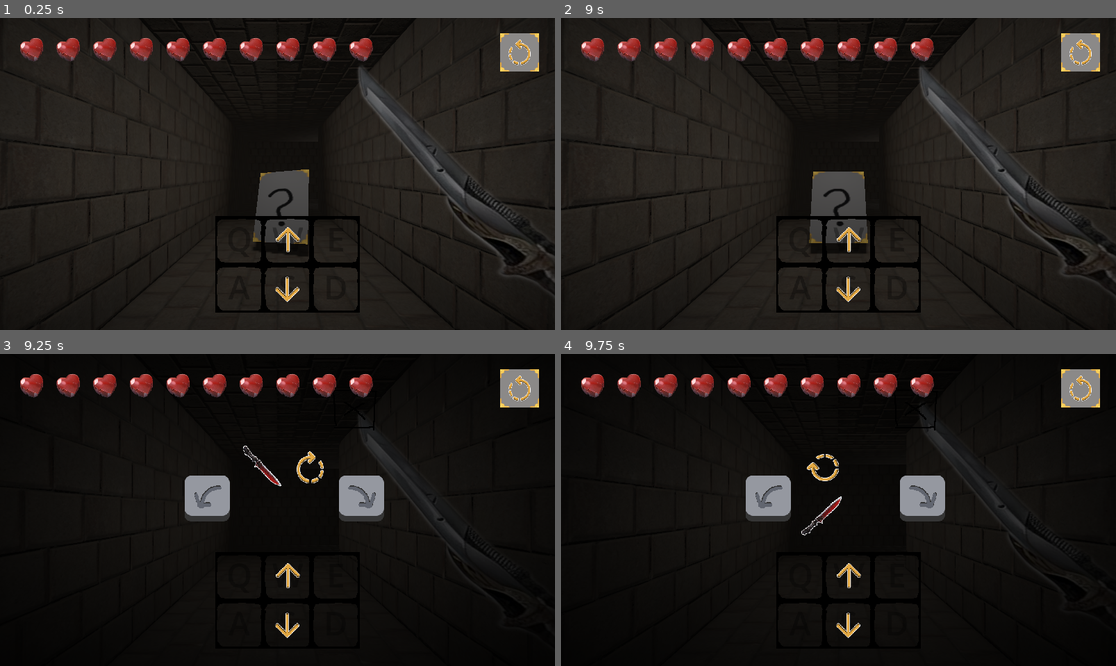
Above: before the commit, frames 1-4 (two rows, left to right).
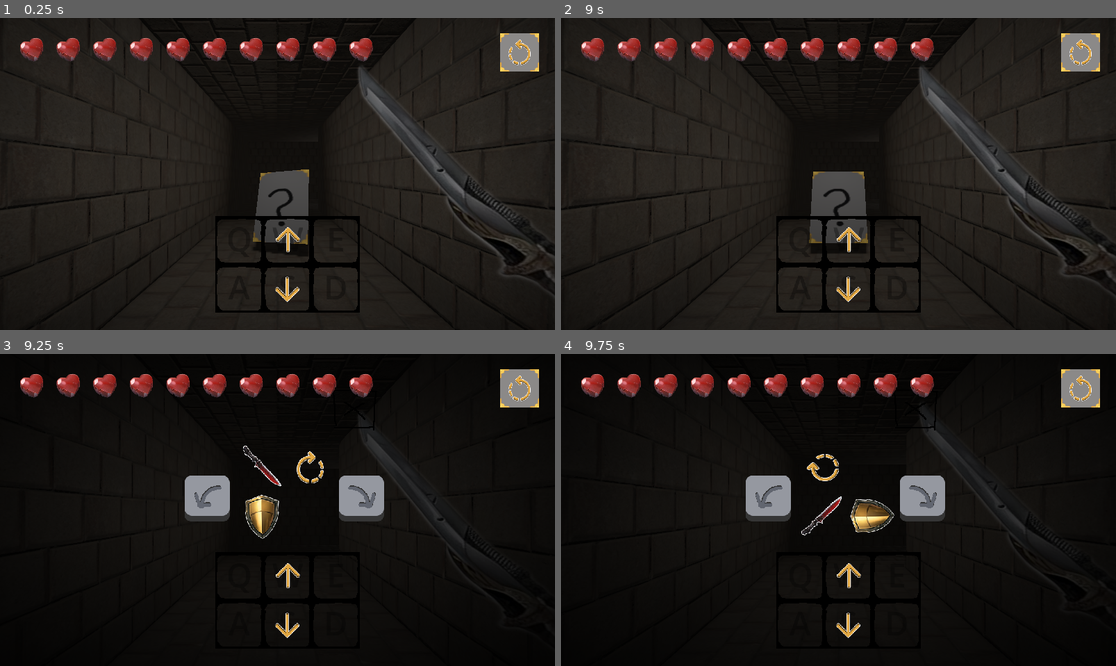
Above: after the commit, the same moments.

Repository: painttist/2023-04-04-Dungeon-Crawler-Jam
Game: Godot game, scene res://scenes/main.tscn
The game is run twice, just before and just after one commit, with the same random seed, the same clock (stepped at 60 frames per second) and the same inputs. Sound files missing from this copy of the repository are replaced by a short silence.
Inputs (mouse positions are in pixels of both pictures, inside the frame that each line leads up to):
- Up to frame 1 (0.25 s): no input
- Up to frame 2 (9 s): click (1082, 52) at 0.5 s; click (1082, 52) at 1.25 s; click (1082, 52) at 2 s; drag from (849, 264) to (894, 105) at 2.77 s; tap Enter at 3.5, 5.75, 7.25 s; drag from (727, 189) to (849, 264) at 3.52 s; tap Space at 4.25, 6.5, 8 s; move the mouse to (894, 105) at 4.27 s; tap E (E) at 4.35, 7.55 s; click (894, 105) at 4.42 s; tap S (S) at 4.55 s; drag from (810, 236) to (672, 127) at 5.02 s; move the mouse to (1005, 220) at 5.77 s; hold A (A) 5.78-6.5 s; tap W (W) at 5.85 s; click (1005, 220) at 5.92 s; drag from (672, 127) to (849, 264) at 6.52 s; move the mouse to (866, 174) at 7.27 s; hold D (D) 7.28-8 s; click (866, 174) at 7.42 s; drag from (755, 96) to (727, 189) at 8.02 s; move the mouse to (960, 158) at 8.77 s; press the mouse at (960, 158) at 8.78 s
- Up to frame 3 (9.25 s): tap W (W) at 9.05 s
- Up to frame 4 (9.75 s): release the mouse at (960, 494) at 9.5 s; click (766, 497) at 9.5 s

Frames 1-2 are identical in both runs. In frame 3, 0.6% of the frame differs, in the area x 44-51%, y 44-60%; in frame 4, 0.6%, in the area x 52-61%, y 46-58%.

Commit message:
Shield Logic & UI

Diff:
--- a/scenes/main.tscn
+++ b/scenes/main.tscn
@@ -18,6 +18,8 @@
 [ext_resource type="PackedScene" uid="uid://da4aok56pfgc3" path="res://Inventory/TileGroup.tscn" id="12_nqgqt"]
 [ext_resource type="PackedScene" uid="uid://cwvlsfbtdge2o" path="res://Pickup/Pickup.tscn" id="13_t1gyg"]
 [ext_resource type="Texture2D" uid="uid://h030lwx4xpcj" path="res://Sprites/turn_left.png" id="15_wr3ed"]
+[ext_resource type="Script" path="res://scripts/ShieldUI.gd" id="16_87btl"]
+[ext_resource type="Texture2D" uid="uid://bf80yrkp7id3q" path="res://Sprites/shield_clean.png" id="16_k3g2t"]
 
 [sub_resource type="ShaderMaterial" id="ShaderMaterial_0gqbr"]
 shader = ExtResource("3_xho3t")
@@ -97,23 +99,23 @@
 position = Vector2(447, 412)
 
 [node name="Slime" parent="." instance=ExtResource("5_obdrs")]
-health = 4
+health = 6
 
 [node name="Slime5" parent="." instance=ExtResource("5_obdrs")]
 transform = Transform3D(1, 0, 0, 0, 1, 0, 0, 0, 1, 8, 0.877, -2)
-health = 4
+health = 6
 
 [node name="Slime2" parent="." instance=ExtResource("5_obdrs")]
 transform = Transform3D(1, 0, 0, 0, 1, 0, 0, 0, 1, 18, 0.877, -8)
-health = 4
+health = 6
 
 [node name="Slime3" parent="." instance=ExtResource("5_obdrs")]
 transform = Transform3D(1, 0, 0, 0, 1, 0, 0, 0, 1, 40, 0.877, -6)
-health = 4
+health = 6
 
 [node name="Slime4" parent="." instance=ExtResource("5_obdrs")]
 transform = Transform3D(1, 0, 0, 0, 1, 0, 0, 0, 1, 40, 0.877, -4)
-health = 4
+health = 6
 
 [node name="Wolf" parent="." instance=ExtResource("6_scurk")]
 transform = Transform3D(1, 0, 0, 0, 1, 0, 0, 0, 1, 6, 0.877, 2)
@@ -229,8 +231,14 @@
 scale = Vector2(0.166, 0.166)
 texture = ExtResource("9_6lejp")
 
+[node name="ShieldUI" type="Sprite2D" parent="CanvasLayer2"]
+position = Vector2(66, 170)
+texture = ExtResource("16_k3g2t")
+script = ExtResource("16_87btl")
+
 [node name="Pickup" parent="." instance=ExtResource("13_t1gyg")]
 
+[connection signal="defend_changed" from="Player" to="CanvasLayer2/ShieldUI" method="_on_player_defend_changed"]
 [connection signal="health_changed" from="Player" to="CanvasLayer2/HealthBar" method="_on_player_health_changed"]
 [connection signal="button_down" from="Player/SkillUI/LeftButton" to="Player/SkillUI/TileGroup" method="rotate_left"]
 [connection signal="button_down" from="Player/SkillUI/RightButton" to="Player/SkillUI/TileGroup" method="rotate_right"]
--- a/scripts/Globals.gd
+++ b/scripts/Globals.gd
@@ -76,7 +76,8 @@
 	LEFT: preload("res://Sprites/turn_left_clean.png"),
 	RIGHT: preload("res://Sprites/turn_right_clean.png"),
 	KNIFE: preload("res://Sprites/sword_clean.png"),
-	POTION: preload("res://Sprites/potion_clean.png")
+	POTION: preload("res://Sprites/potion_clean.png"),
+	SHIELD: preload("res://Sprites/shield_clean.png")
 }
 
 #func get_rand_tile_set():
--- a/scripts/Pickup.gd
+++ b/scripts/Pickup.gd
@@ -1,7 +1,7 @@
 extends StaticBody3D
 
 @onready var player : Player = get_parent().get_node("Player")
-@onready var reward = [[Globals.KNIFE, Globals.RIGHT], [null, null]]
+@onready var reward = [[Globals.KNIFE, Globals.RIGHT], [Globals.SHIELD, null]]
 
 func picked_up(player):
 	print("picked up")
--- a/scripts/Player.gd
+++ b/scripts/Player.gd
@@ -19,6 +19,8 @@
 var sfx_player_walk = preload("res://Audio/IMPACT_Stone_Deep_mono.wav")
 var sfx_reward = preload("res://Audio/PUZZLE_Success_Xylophone_2_Two_Note_Climb_Bright_Delay_stereo.wav")
 var sfx_potion = preload("res://Audio/drink.mp3")
+var sfx_shield = preload("res://Audio/shield.mp3")
+var sfx_equip = preload("res://Audio/equip.mp3")
 
 var is_picking_skills = false
 var inventory: Inventory
@@ -26,11 +28,12 @@
 var tween
 
 var health = 10
+var is_defending = false
 
 signal acted
 
 signal health_changed
-
+signal defend_changed
 
 func play_walk_audio():
 	audio.stream = sfx_player_walk
@@ -64,6 +67,7 @@
 		tween.tween_callback(func(): acted.emit())
 		animation.play("head_bob")
 		play_walk_audio()
+		reset_defend()
 	else:
 		animation.play("head_bob")
 #		print_debug("touching ", ray_front.get_collider().name)
@@ -82,6 +86,7 @@
 		tween.tween_callback(func(): acted.emit())
 		animation.play("head_bob")
 		play_walk_audio()
+		reset_defend()
 	else:
 		animation.play("head_bob")
 
@@ -99,6 +104,7 @@
 		tween.tween_callback(func(): acted.emit())
 		animation.play("head_tilt_left")
 		play_walk_audio()
+		reset_defend()
 	else:
 		animation.play("head_bob")
 
@@ -116,6 +122,7 @@
 		tween.tween_callback(func(): acted.emit())
 		animation.play("head_tilt_right")
 		play_walk_audio()
+		reset_defend()
 	else:
 		animation.play("head_bob")
 
@@ -126,6 +133,19 @@
 func turn_left() -> void:
 	tween = create_tween().set_trans(Tween.TRANS_CUBIC).set_ease(Tween.EASE_IN_OUT)
 	tween.tween_property(self, "transform", transform.rotated_local(Vector3.UP, PI/2), TWEEN_DURATION)
+
+func defend() -> void:
+	audio.stream = sfx_equip
+	audio.play()
+	animation.play("head_tilt_left")
+	is_defending = true
+	defend_changed.emit(is_defending)
+	await animation.animation_finished
+	acted.emit()
+
+func reset_defend() :
+	is_defending = false
+	defend_changed.emit(is_defending)
 
 func attack(player_damage: int) -> void:
 	if ray_front.is_colliding():
@@ -137,9 +157,16 @@
 				animation.play("attack")
 				await animation.animation_finished
 				col.take_damage(self, player_damage)
+	reset_defend()
 	acted.emit()
 
 func take_damage(amount):
+	if (is_defending):
+		audio.stream = sfx_shield
+		audio.play()
+		reset_defend()
+		print("Defended")
+		return
 	health -= amount
 	health_changed.emit(health)
 	animation.play("take_damage") # special animation that has 0.3s for receiving attack anim and 0.3s for hit anim
@@ -240,6 +267,8 @@
 			attack(5)
 		Globals.ATTACK_BROKEN_WAND:
 			attack(1)
+		Globals.DEFEND_SHIELD:
+			defend()
 		_:
 			attack(1)
 
--- /dev/null
+++ b/scripts/ShieldUI.gd
@@ -0,0 +1,7 @@
+extends Sprite2D
+
+func _ready():
+	self.visible = false
+
+func _on_player_defend_changed(defend):
+	self.visible = defend
Not shown, added: Audio/equip.mp3.import
Not shown, added: Audio/shield.mp3.import
Not shown: 1 places in scenes/main.tscn that only renumber resources
Not shown, added: Audio/equip.mp3
Not shown, added: Audio/shield.mp3
